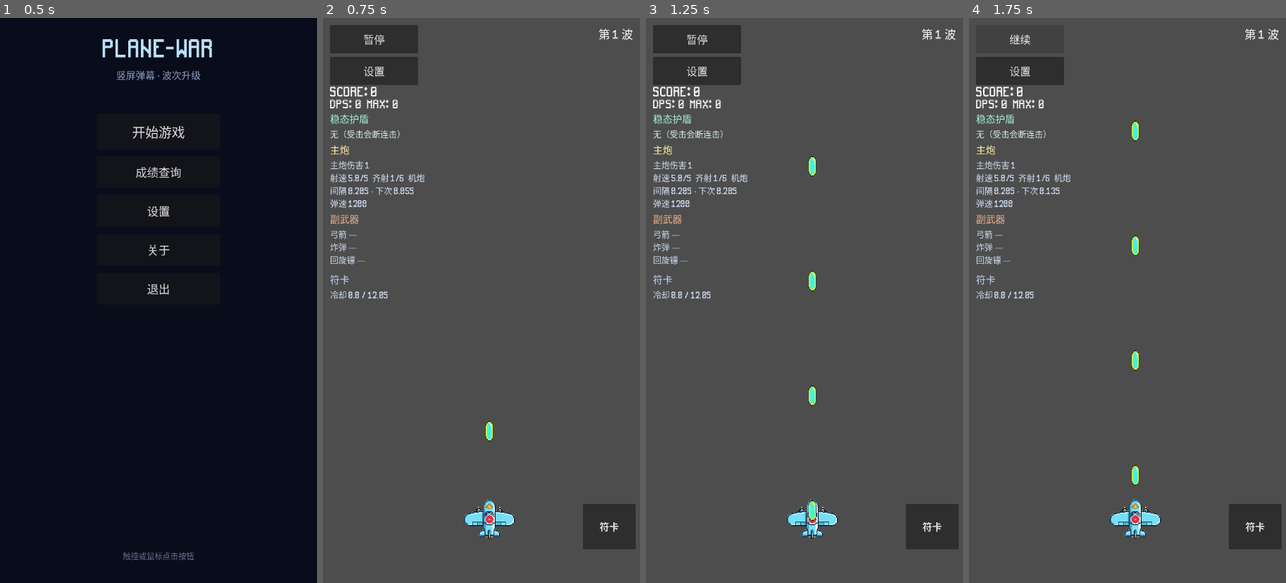
Above: before the commit, frames 1-4 (left to right).
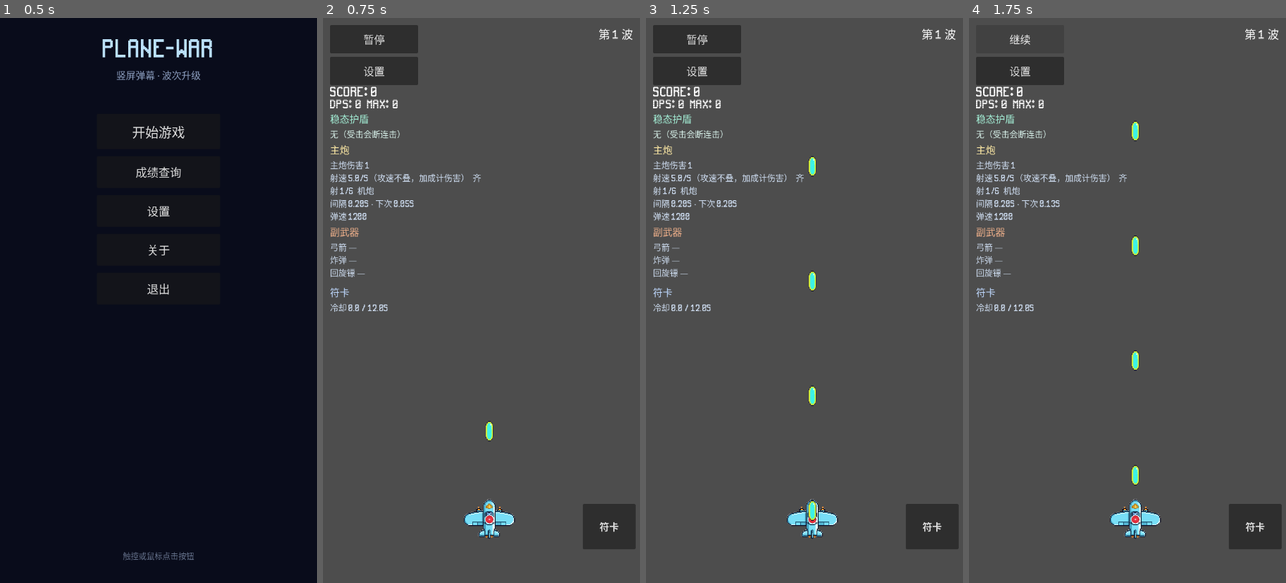
Above: after the commit, the same moments.

Repository: qingzhixing/plane-war
Game: Godot game, scene res://scenes/MainMenu.tscn
Same seed, same stepped clock (60 frames per second), same inputs: the game is played once before the commit and once after it. Sound files missing from this copy of the repository are replaced by a short silence.
Inputs:
- Up to frame 1 (0.5 s): no input
- Up to frame 2 (0.75 s): click "开始游戏" at 0.5 s
- Up to frame 3 (1.25 s): no input
- Up to frame 4 (1.75 s): click "暂停" at 1.25 s

Frame 1 is identical in both runs. In frame 2, 1.4% of the frame differs, in the area x 2-50%, y 27-52%; in frame 3, 1.4%; in frame 4, 1.4%.

Commit message:
🎮 ADD: 主炮攻速不叠 连击与fire_rate改加伤害
Made-with: Cursor

Diff:
--- a/scripts/debug_upgrade_picker.gd
+++ b/scripts/debug_upgrade_picker.gd
@@ -5,7 +5,7 @@
 
 # 与 UpgradeUI + Main.apply_upgrade 对齐；含仅 Main 处理的词条
 const _ALL: Array[Dictionary] = [
-	{"id": "fire_rate", "name": "速射机炮", "desc": "主武器射速 +15%"},
+	{"id": "fire_rate", "name": "火力强化", "desc": "主炮伤害 +2"},
 	{"id": "damage_percent", "name": "高爆弹头", "desc": "主武器伤害 +20%"},
 	{"id": "multi_shot", "name": "双联机炮", "desc": "主武器弹数 +1"},
 	{"id": "bullet_speed", "name": "高初速弹体", "desc": "主武器弹速 +12%"},
--- a/scripts/hud.gd
+++ b/scripts/hud.gd
@@ -389,7 +389,6 @@
 func _update_stats_label() -> void:
 	if _main_gun_stats == null or _side_weapon_stats == null or _spell_stats == null or _shield_stats == null:
 		return
-	const C_FR := "#ffcc66"
 	const C_BS := "#7eb8da"
 	var main_lines: PackedStringArray = []
 	var side_lines: PackedStringArray = []
@@ -411,10 +410,7 @@
 		var main_cd := 0.0
 		if _player.has_method("get_main_fire_cd_remaining"):
 			main_cd = float(_player.get_main_fire_cd_remaining())
-		var fr_mult := 1.0
 		var bs_mult := 1.0
-		if _player.has_method("get_combo_fire_rate_mult"):
-			fr_mult = float(_player.get_combo_fire_rate_mult())
 		if _player.has_method("get_combo_bullet_speed_mult"):
 			bs_mult = float(_player.get_combo_bullet_speed_mult())
 		var eff_dmg := 1.0
@@ -426,9 +422,7 @@
 		else:
 			dmg_line += "%.1f" % eff_dmg
 		main_lines.append(dmg_line)
-		var line1 := "射速 %.1f/s" % rof
-		if fr_mult > 1.009:
-			line1 += "[color=%s](+%.0f%%)[/color]" % [C_FR, (fr_mult - 1.0) * 100.0]
+		var line1 := "射速 %.1f/s（攻速不叠，加成计伤害）" % rof
 		line1 += "  齐射 %d/%d  %s" % [bc, bmax, mode_str]
 		main_lines.append(line1)
 		main_lines.append("间隔 %.2fs · 下次 %.2fs" % [eff_iv, main_cd])
--- a/scripts/player.gd
+++ b/scripts/player.gd
@@ -142,7 +142,7 @@
 	global_position = clamped
 
 func _update_shooting(delta: float) -> void:
-	var effective_interval := fire_interval / maxf(0.1, _combo_fire_rate_mult)
+	var effective_interval := fire_interval
 	if _fire_timer > effective_interval:
 		_fire_timer = effective_interval
 	_fire_timer -= delta
@@ -301,9 +301,9 @@
 	return _weapon_mode
 
 
-## HUD：有效主炮射击间隔（秒/发，含连击射速倍率）
+## HUD：有效主炮射击间隔（秒/发；攻速不叠，原攻速均转伤害）
 func get_effective_fire_interval() -> float:
-	return fire_interval / maxf(0.1, _combo_fire_rate_mult)
+	return fire_interval
 
 
 ## HUD：距离下一发主武器的时间（秒）
@@ -336,7 +336,7 @@
 
 
 func get_combo_fire_rate_mult() -> float:
-	return _combo_fire_rate_mult
+	return 1.0
 
 
 func get_combo_move_speed_mult() -> float:
@@ -359,26 +359,17 @@
 
 	if tier <= 0:
 		return
-	# 连击不加移速；射速 / 高连弹速 / 主炮伤害 +1
+	# 连击不加移速、不加射速；原射速档全部改为主炮伤害 + 高连弹速
 	if tier == 1:
-		_combo_fire_rate_mult = 1.15
+		_combo_damage_bonus = 1
 	elif tier == 2:
-		_combo_fire_rate_mult = 1.30
+		_combo_damage_bonus = 3
 	elif tier == 3:
-		_combo_fire_rate_mult = 1.45
-		_combo_damage_bonus = 1
+		_combo_damage_bonus = 6
 	else:
-		# 100 连 = tier4 起：射速涨到上限后，再升档只加主炮伤害（避免无限叠攻速）
-		const FIRE_CAP: float = 3.0
-		const FIRE_PER_TIER: float = 0.08
-		var extra_tiers: int = tier - 3
-		var tiers_to_cap: int = maxi(1, int(ceil((FIRE_CAP - 1.45) / FIRE_PER_TIER)))
-		var fire_raw: float = 1.45 + FIRE_PER_TIER * float(extra_tiers)
-		_combo_fire_rate_mult = minf(FIRE_CAP, fire_raw)
+		var extra: int = tier - 3
 		_combo_bullet_speed_mult = 1.15
-		_combo_damage_bonus = 1
-		if extra_tiers > tiers_to_cap:
-			_combo_damage_bonus += extra_tiers - tiers_to_cap
+		_combo_damage_bonus = 6 + extra * 2
 
 
 func release_pointer() -> void:
@@ -387,7 +378,7 @@
 func apply_upgrade(upgrade_id: String) -> void:
 	match upgrade_id:
 		"fire_rate":
-			fire_interval *= 0.85
+			bullet_damage += 2
 		"damage":
 			bullet_damage += 1
 		"multi_shot":
--- a/scripts/upgrade_ui.gd
+++ b/scripts/upgrade_ui.gd
@@ -4,7 +4,7 @@
 
 const UPGRADES: Array[Dictionary] = [
 	# 主武器：基础子弹
-	{"id": "fire_rate", "name": "速射机炮", "desc": "主武器射速 +15%"},
+	{"id": "fire_rate", "name": "火力强化", "desc": "主炮伤害 +2（原射速词条已改为攻击力）"},
 	{"id": "damage_percent", "name": "高爆弹头", "desc": "主武器伤害 +20%"},
 	{"id": "multi_shot", "name": "双联机炮", "desc": "主武器弹数 +1"},
 	{"id": "bullet_speed", "name": "高初速弹体", "desc": "主武器弹速 +12%"},
